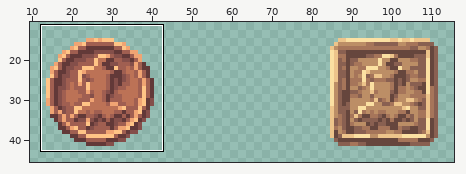
Pixel-art file -- assets/TextureAtlasSeals.ase. The first picture is a wide view before the edit; the outline marks the close-up.
Close-up. Earlier state:
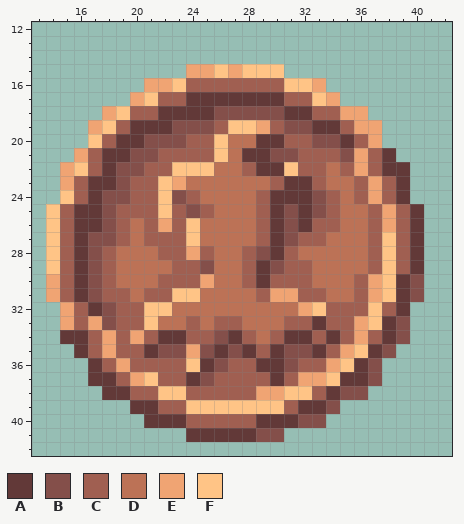
355x475 pixels, 1 frame. Shown: x 13..42, y 12..42. The wide view leaves out empty margins.
Palette (. is transparent): A #623938  B #844f4a  C #a05f51  D #bc7256  E #f0a473  F #ffc486
Once edited:
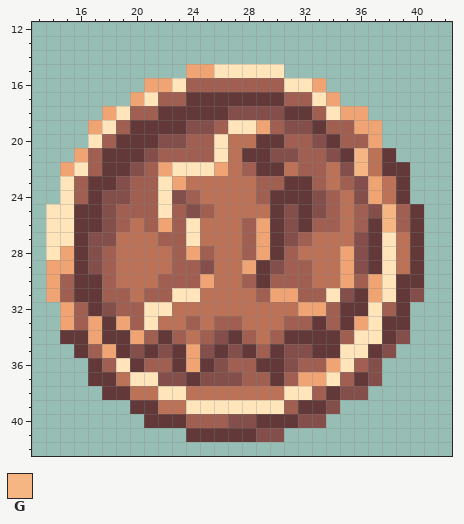
Colours new in this view: G #f6b684
The exact change:
Colour F changes from #ffc486 to #ffe5b9.
Layer "Layer 1":
The edit turns colour B into colour A in row 18 at x 26; in row 19 at x 23; in row 20 at x 21 and 34; in row 21 at x 20 and 35; in row 22 at x 19; in row 30 at x 17 and 40.
The edit turns colour B into colour A in row 31 at x 17; in row 33 at x 18 and 39; in row 35 at x 23.
The edit turns colour C into colour A in rows 26 to 29 at x 37; in row 31 at x 36; in row 32 at x 35 to 36; in row 33 at x 35; in row 34 at x 19 and 33; in row 35 at x 19 and 34.
The edit turns colour C into colour A in row 36 at x 20 and 23.
The edit turns colour E into colour A in row 34 at x 18.
The edit turns colour C into colour B in row 21 at x 34; in row 22 at x 35; in rows 23 to 24 at x 36; in row 25 at x 37; in row 35 at x 20; in row 37 at x 22 to 23 and 26 to 27.
The edit turns colour C into colour B in row 40 at x 27 to 28.
The edit turns colour D into colour B in rows 27 to 29 at x 36; in row 31 at x 35.
The edit turns colour A into colour C in row 19 at x 34; in row 20 at x 35; in row 34 at x 23; in row 36 at x 36; in row 37 at x 35.
The edit turns colour D into colour C in row 23 at x 29 and 35; in row 25 at x 36; in row 26 at x 28 and 36; in row 27 at x 28.
The edit turns colour C into colour D in rows 21 to 22 at x 37; in rows 23 to 24 at x 38; in row 25 at x 29; in row 27 at x 19, 21, 33 and 39; in row 28 at x 22 and 39; in row 29 at x 39.
The edit turns colour C into colour D in row 34 at x 24; in row 37 at x 19; in row 38 at x 20 to 21 and 24 to 28; in row 39 at x 22 to 23.
The edit turns colour E into colour D in row 38 at x 29 to 30.
The edit turns colour F into colour D in row 22 at x 31.
The edit turns colour B into colour E in row 28 at x 29.
The edit turns colour C into colour E in row 22 at x 22; in rows 26 to 27 at x 29; in row 28 at x 15; in row 29 at x 15 and 28; in row 33 at x 19; in row 34 at x 17.
The edit turns colour D into colour E in row 22 at x 26; in rows 28 to 30 at x 35.
The edit turns colour F into colour E in row 29 at x 14; in row 32 at x 33; in row 36 at x 24.
The edit turns colour C into colour F in row 18 at x 34; in rows 25 to 27 at x 15; in row 34 at x 37.
The edit turns colour D into colour F in row 31 at x 34.
The edit turns colour E into colour F in row 15 at x 27; in row 23 at x 15; in row 34 at x 36; in row 35 at x 35; in row 36 at x 19; in row 37 at x 20.
The edit turns colour E into colour G in rows 21 to 22 at x 36; in rows 25 to 26 at x 38.
Where, in picture pixels (left, top, right, bottom), the same in both close-ups:
changed: (46, 64, 424, 428)
